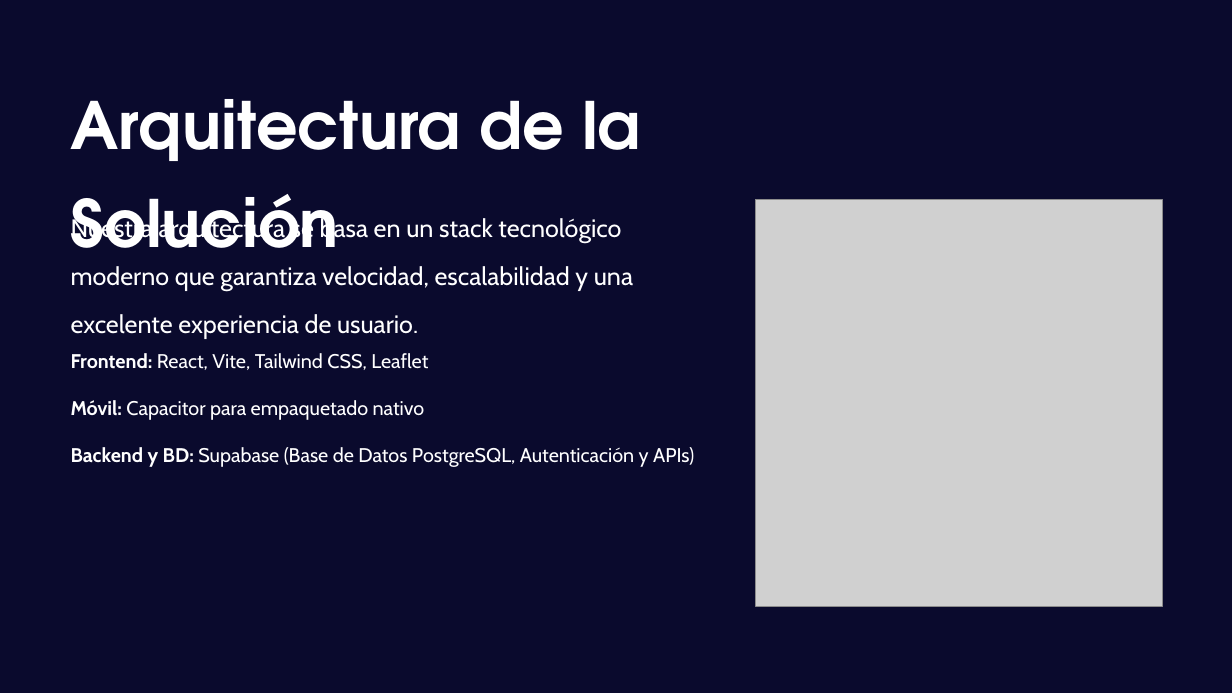
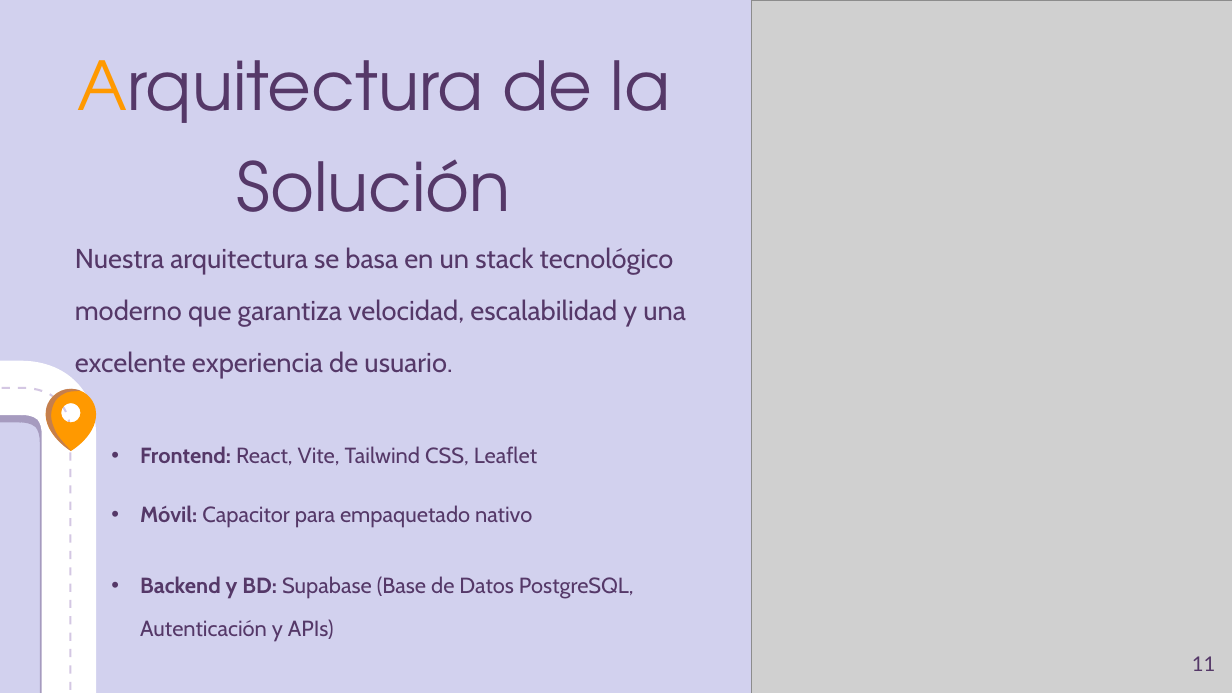
Before and after one commit to 33314dd/Grupo7, a slide deck: slide 11 of fase2/Evidencias Proyecto/EventRadar.pptx (slide 6 before the commit). Drawn at 1232x693 pixels with LibreOffice and Linux fonts; fonts in the diff are those of the drawing; grey boxes stand for pictures; background and template pictures are left out; a plain dark background stands for a picture behind light text. Boxes give left, top, right and bottom in pixels: in the first picture for what was removed or moved away, otherwise in the second. Text is boxed around its words. In the diff, an @@ line names an element or a change of style, - is before the commit and + after.

```diff
--- a/fase2/Evidencias Proyecto/EventRadar.pptx
+++ b/fase2/Evidencias Proyecto/EventRadar.pptx
@@ background picture (left out) to #D2D1EE @@
@@ rectangle removed at (0,0,1232,693) @@
@@ freeform shape added at (0,0,96,693), fill #FFFFFF @@
@@ text "Arquitectura de la Solución": place and size @@
-text "Arquitectura de la Solución" at (71,99,641,274)
+text "Arquitectura de la Solución" at (77,60,671,212)
@@ text "Arquitectura de la Solución" at (77,60,671,212): size 61 to 63 pt, text colour #FFFFFF to #553868, bold off; text colour #FFFFFF to #FF9900 in "Arquitectura"; alignment left to centre @@
@@ picture added at (752,0,1232,693) @@
@@ freeform shape added at (1102,0,1232,89), fill #FFFFFF @@
@@ freeform shape added at (1207,0,1208,2), fill #D4C7E3 @@
@@ picture removed at (755,199,1162,606) @@
@@ text "Nuestra arquitectura se basa en ...": place and size @@
-text "Nuestra arquitectura se basa en ..." at (71,216,633,339)
+text "Nuestra arquitectura se basa en ..." at (75,247,686,379)
@@ text "Nuestra arquitectura se basa en ..." at (75,247,686,379): size 23.5 to 25.5 pt, text colour #FFFFFF to #553868 @@
@@ freeform shape added at (0,387,72,693), fill #D4C7E3 @@
@@ freeform shape added at (45,389,96,451), fill #FF9900 @@
@@ freeform shape added at (45,389,80,451), fill #8162A7 at 46% opacity @@
@@ text "Frontend: React, Vite, Tailwind CSS, ...": place and size @@
-text "Frontend: React, Vite, Tailwind CSS, ..." at (71,353,428,370)
+text "Frontend: React, Vite, Tailwind CSS, ..." at (140,446,537,465)
@@ text "Móvil: Capacitor para empaquetado nativo": place and size @@
-text "Móvil: Capacitor para empaquetado nativo" at (71,400,425,420)
+text "Móvil: Capacitor para empaquetado nativo" at (140,505,532,528)
@@ size 18.5 to 20.5 pt, text colour #FFFFFF to #553868; bullet none to • in 3 elements at (140,446,537,465), (140,505,532,528), (140,576,634,642) @@
@@ text "Backend y BD: Supabase (Base ...": place and size @@
-text "Backend y BD: Supabase (Base ..." at (71,447,694,467)
+text "Backend y BD: Supabase (Base ..." at (140,576,634,642)
@@ ellipse added at (886,641,1232,693), fill #897FBB at 29% opacity @@
@@ page number added at (1192,656,1215,671), 19 pt, text #553868 @@
+11
```
Also in this commit, not shown: 5 other slides changed, 22 slides added, 8 slides removed, 9 other files.
